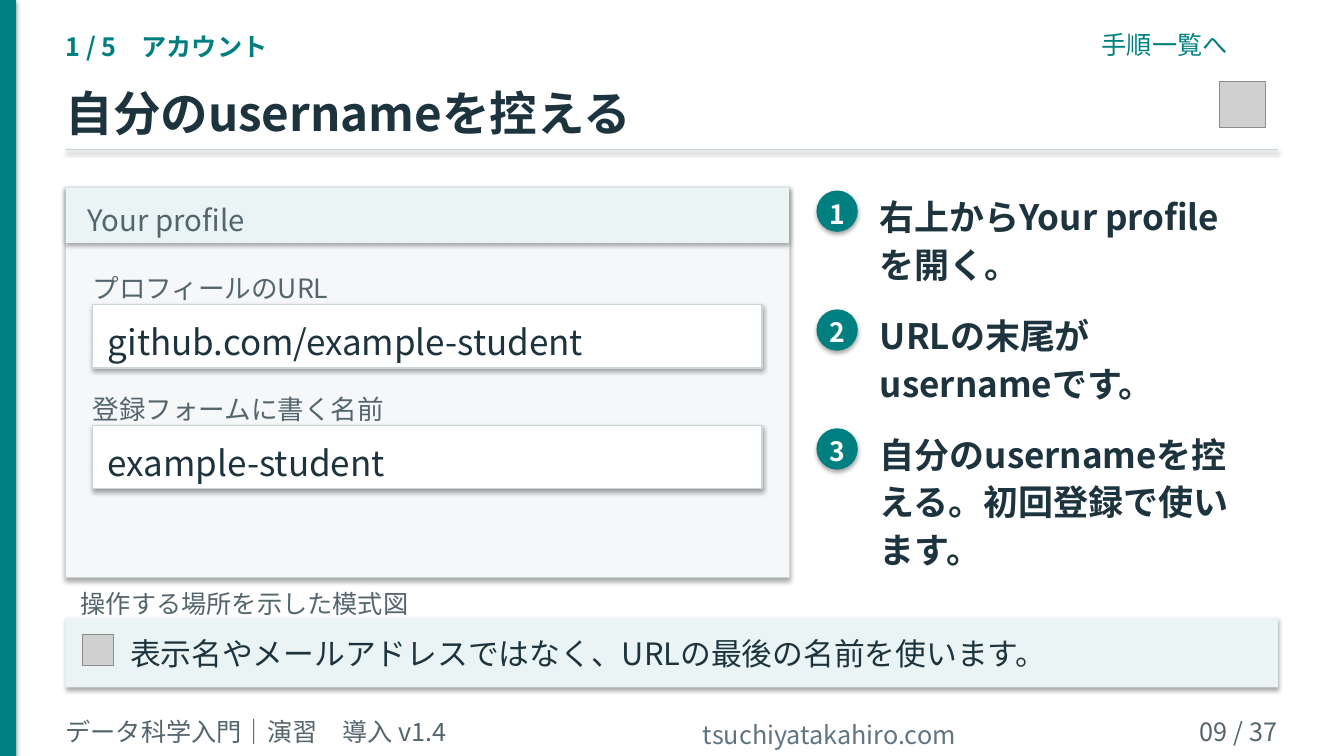
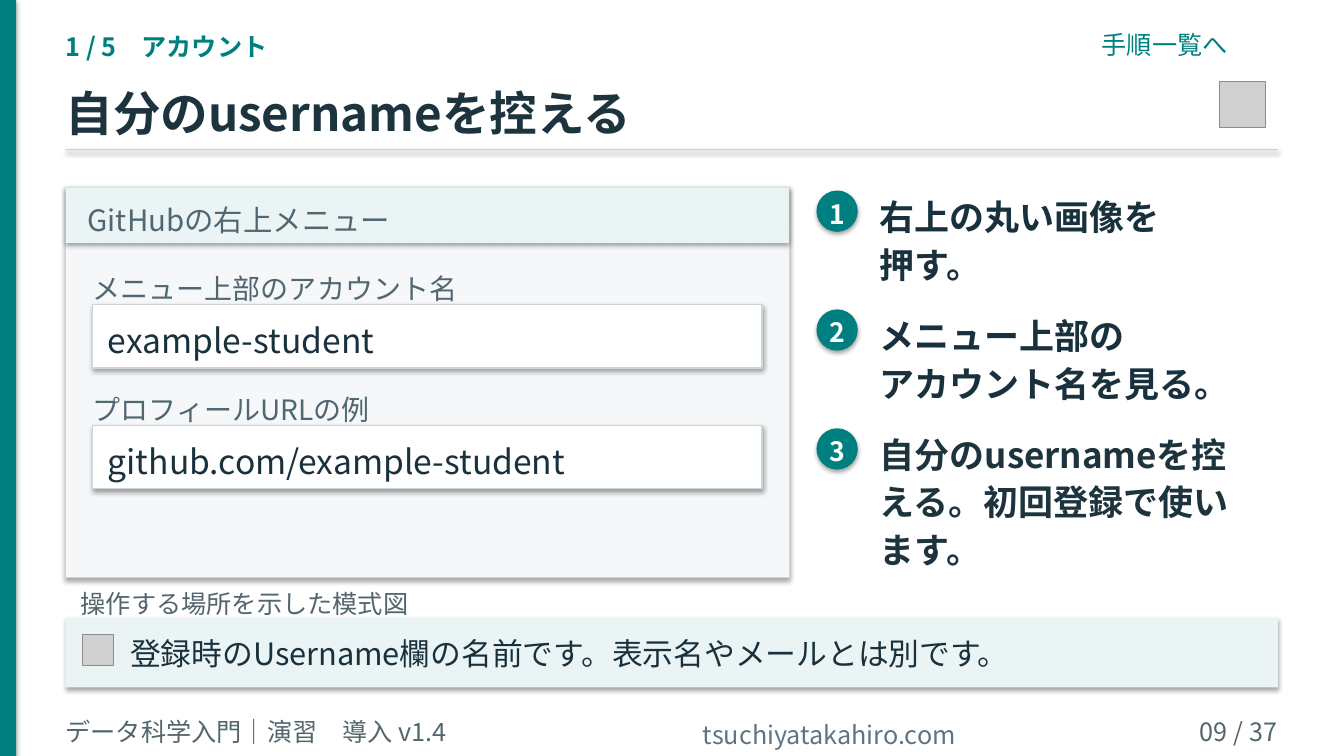
Before and after one commit to tsuchiyatakahirolab/ai-data-literacy, a slide deck: slide 9 of slides/00_Course_Setup_v1.4.pptx. Drawn at 1344x756 pixels with LibreOffice and Linux fonts; fonts in the diff are those of the drawing; grey boxes stand for pictures; background and template pictures are left out. Boxes give left, top, right and bottom in pixels: in the first picture for what was removed or moved away, otherwise in the second. Text is boxed around its words. In the diff, an @@ line names an element or a change of style, - is before the commit and + after.

```diff
--- a/slides/00_Course_Setup_v1.4.pptx
+++ b/slides/00_Course_Setup_v1.4.pptx
@@ text at bbox=[88, 206, 391, 234]: text changed; text colour #53656D to #506772 @@
-Your profile
+GitHubの右上メニュー
@@ text at bbox=[880, 200, 1160, 281]: text changed; text colour #1D343E to #19313D @@
-右上からYour profile
-を開く。
+右上の丸い画像を
+押す。
@@ text at bbox=[93, 275, 458, 305]: text changed; size 19 to 20 pt; text colour #53656D to #506772 @@
-プロフィールのURL
+メニュー上部のアカウント名
@@ text at bbox=[108, 326, 374, 361]: text changed; size 25 to 24 pt; text colour #1D343E to #19313D @@
-github.com/example-student
+example-student
@@ text at bbox=[880, 319, 1230, 400]: text changed; text colour #1D343E to #19313D @@
-URLの末尾が
-usernameです。
+メニュー上部の
+アカウント名を見る。
@@ text at bbox=[93, 396, 370, 426]: text changed; size 19 to 20 pt; text colour #53656D to #506772 @@
-登録フォームに書く名前
+プロフィールURLの例
@@ text at bbox=[108, 447, 565, 483]: text changed; size 25 to 24 pt; text colour #1D343E to #19313D @@
-example-student
+github.com/example-student
@@ text at bbox=[130, 639, 1009, 668]: text changed; text colour #1D343E to #19313D @@
-表示名やメールアドレスではなく、URLの最後の名前を使います。
+登録時のUsername欄の名前です。表示名やメールとは別です。
```
Also in this commit, not shown: 11 other files.
